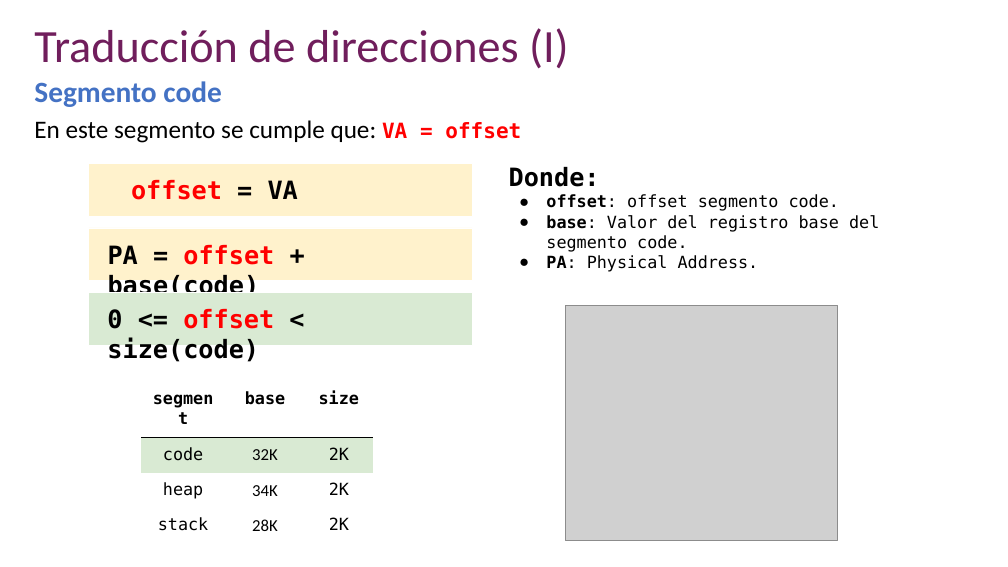
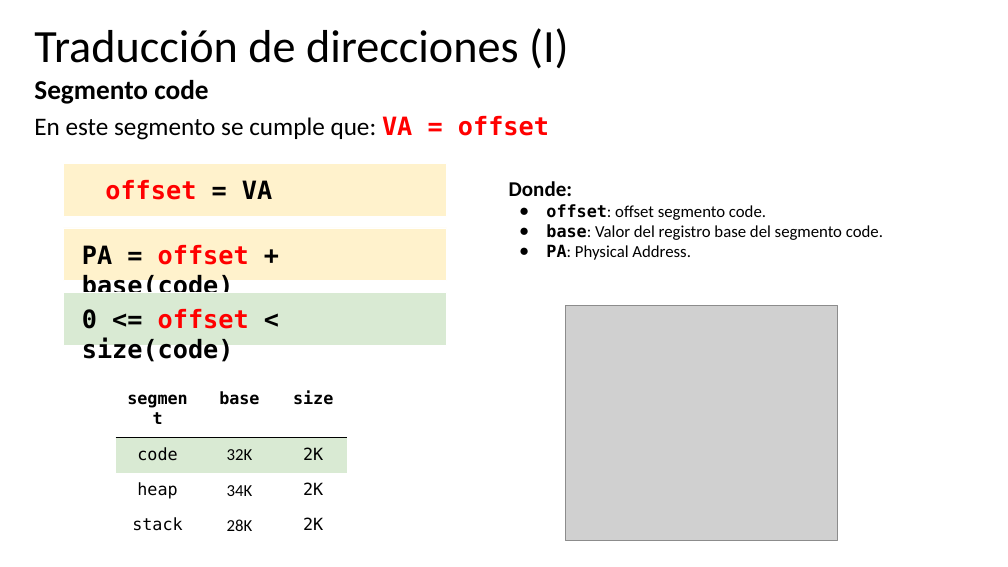
Before and after one commit to udea-so/apuntes_2026-2_SO-virtual, a slide deck: slide 26 of clase_09/SO_apuntes_clase9.pptx (slide 20 before the commit). Drawn at 1008x567 pixels with LibreOffice and Linux fonts; fonts in the diff are those of the drawing; grey boxes stand for pictures. Boxes give left, top, right and bottom in pixels: in the first picture for what was removed or moved away, otherwise in the second. Text is boxed around its words. In the diff, an @@ line names an element or a change of style, - is before the commit and + after.

```diff
--- a/clase_09/SO_apuntes_clase9.pptx
+++ b/clase_09/SO_apuntes_clase9.pptx
@@ title "Traducción de direcciones (I)" at (34, 28, 569, 69): text colour #701E5C to #000000 @@
@@ text "Segmento code" at (34, 80, 549, 140): size 28 to 26 pt, text colour #4472C4 to #000000 in "Segmento code"; size 20 to 24 pt in "VA = offset" @@
@@ text "Donde:": place and size @@
-text "Donde:" at (509, 167, 879, 272)
+text "Donde:" at (509, 181, 883, 260)
@@ text "Donde:" at (509, 181, 883, 260): size 24 to 20 pt in "Donde:"; font DejaVu Sans Mono to Calibri in "Donde:", "offset: offset segmento code.", "base: Valor del registro base del segmento ...", "PA: Physical Address." @@
@@ 3 texts, 3 rectangles, 1 table: place and size @@
-3 texts, 3 rectangles, 1 table at (89, 163, 473, 535)
+3 texts, 3 rectangles, 1 table at (64, 163, 447, 535)
```
Also in this commit, not shown: 46 other slides changed, 12 slides added, 1 slide removed, 6 other files.
